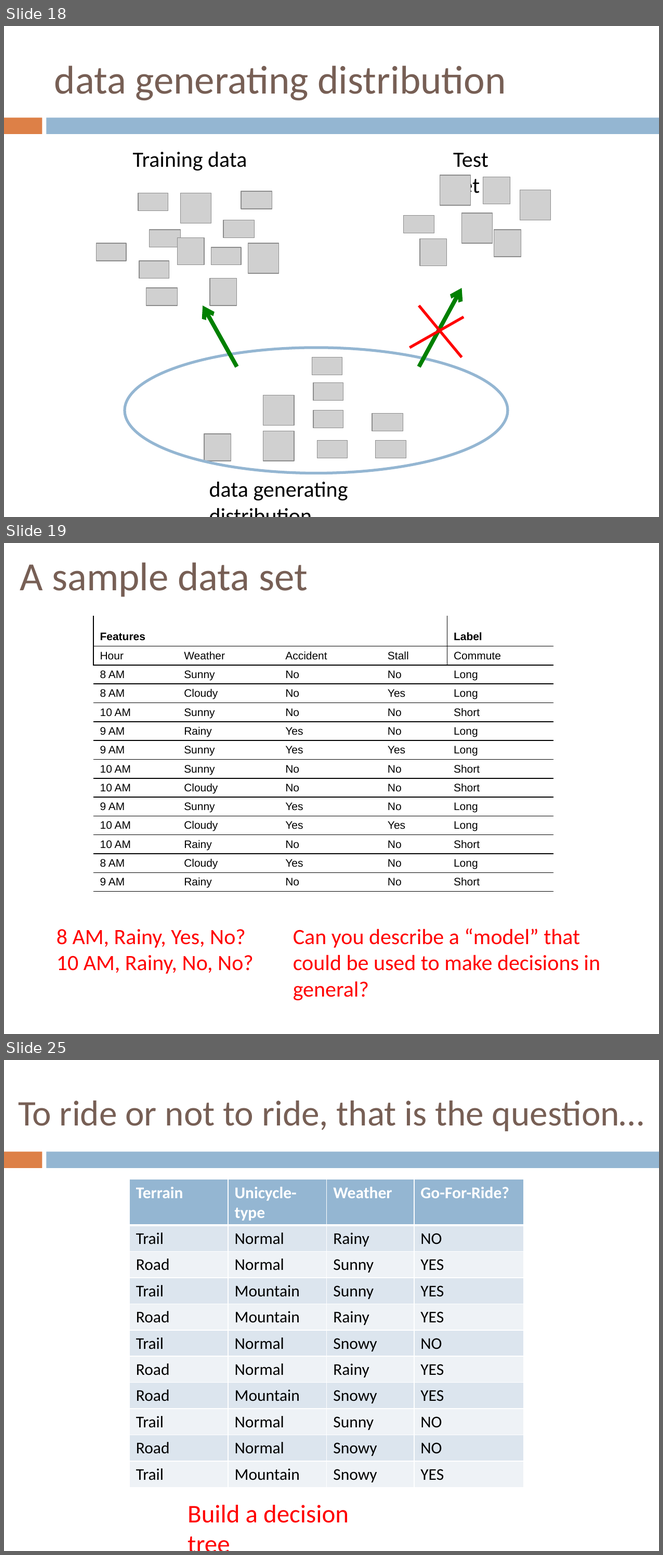
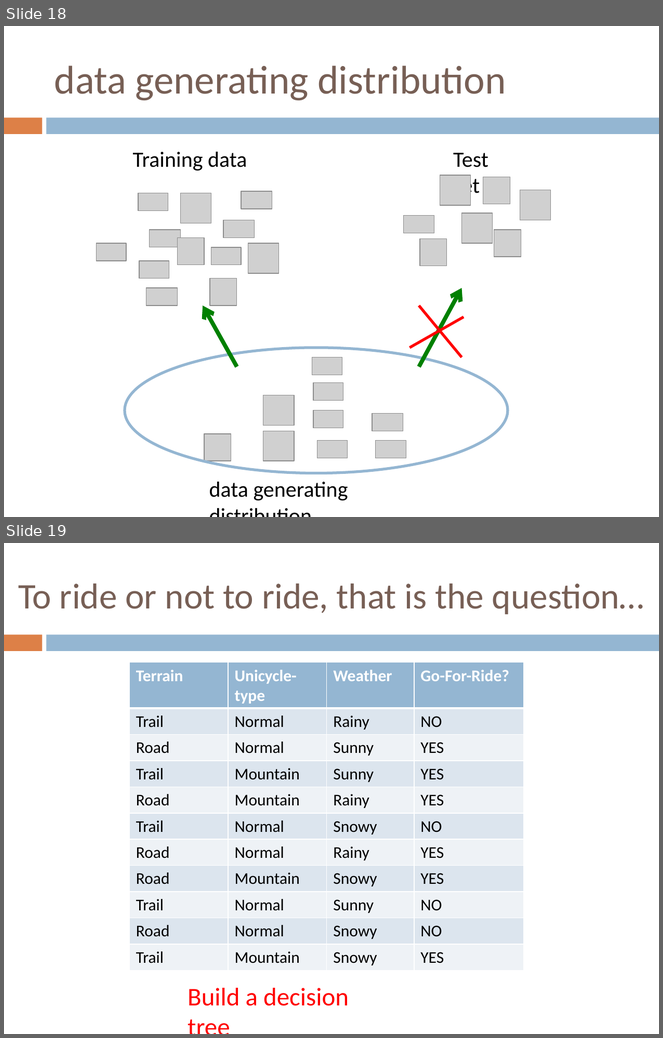
Before and after one commit to FurkanGozukara/CSE419_2018, a slide deck: Lecture 3 - Decision Trees.pptx. Shown one above the other, each under a label of ours: slides 18, 19 and 25 before the commit, slides 18 and 19 after it; the slides between them are not shown. The pictures are 663x1555 and 663x1038 pixels, drawn with LibreOffice and Linux fonts; fonts in the diff are those of the drawing; grey boxes stand for pictures. Boxes give left, top, right and bottom in pixels: in the first picture for what was removed or moved away, otherwise in the second. Text is boxed around its words. In the diff, an @@ line names an element or a change of style, - is before the commit and + after.

Commit message:
decision tree slides improved

```diff
--- a/Lecture 3 - Decision Trees.pptx
+++ b/Lecture 3 - Decision Trees.pptx
@@ slide 19 removed at box(4, 543, 659, 1034), background #FFFFFF; not listed: 2 template elements that a slide beside it also shows @@
@@ title removed at box(20, 562, 308, 597) @@
-A sample data set
@@ rectangle removed at box(4, 616, 659, 662) @@
@@ table removed at box(94, 616, 554, 902), 14 rows, 5 columns @@
-Features |  |  |  | Label
-Hour | Weather | Accident | Stall | Commute
-8 AM | Sunny | No | No | Long
-8 AM | Cloudy | No | Yes | Long
-10 AM | Sunny | No | No | Short
-9 AM | Rainy | Yes | No | Long
-9 AM | Sunny | Yes | Yes | Long
-10 AM | Sunny | No | No | Short
-10 AM | Cloudy | No | No | Short
-9 AM | Sunny | Yes | No | Long
-10 AM | Cloudy | Yes | Yes | Long
-10 AM | Rainy | No | No | Short
-8 AM | Cloudy | Yes | No | Long
-9 AM | Rainy | No | No | Short
@@ text removed at box(57, 929, 254, 974) @@
-8 AM, Rainy, Yes, No?
-10 AM, Rainy, No, No?
@@ text removed at box(293, 929, 600, 971) @@
-Can you describe a “model” that could be used to make decisions in general?
@@ what was slide 25 is now slide 19 @@
```
Also in this commit, not shown: 3 slides added, 7 other slides removed, 1 other file.
